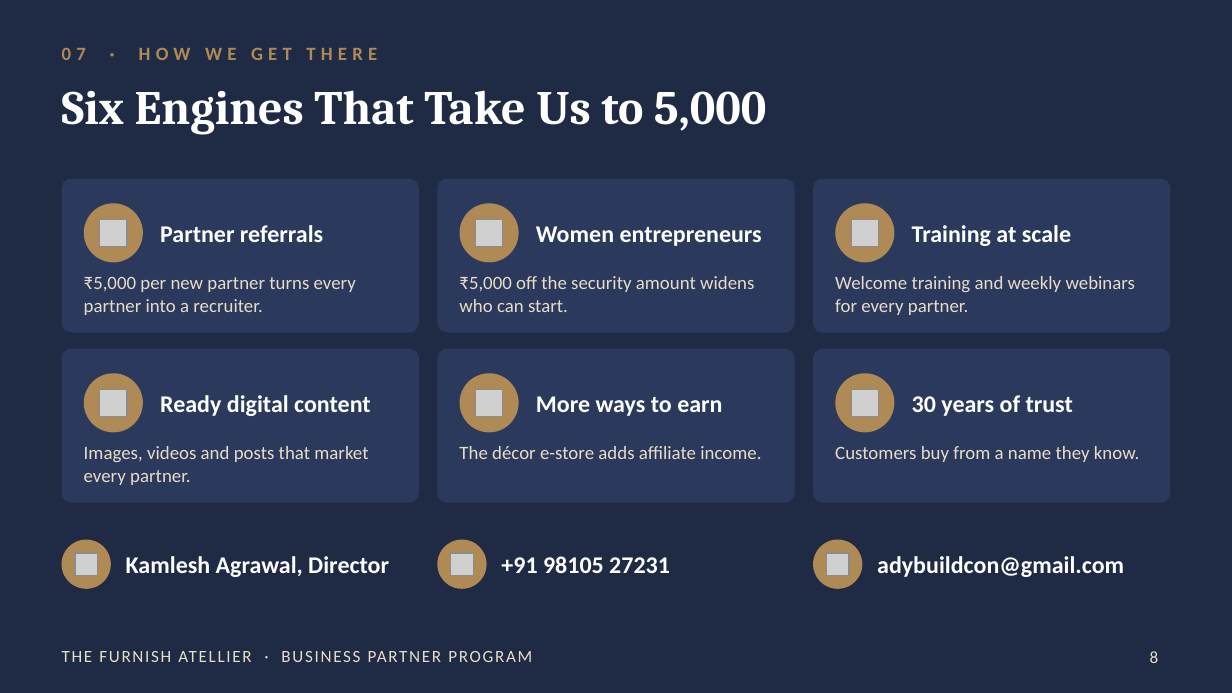
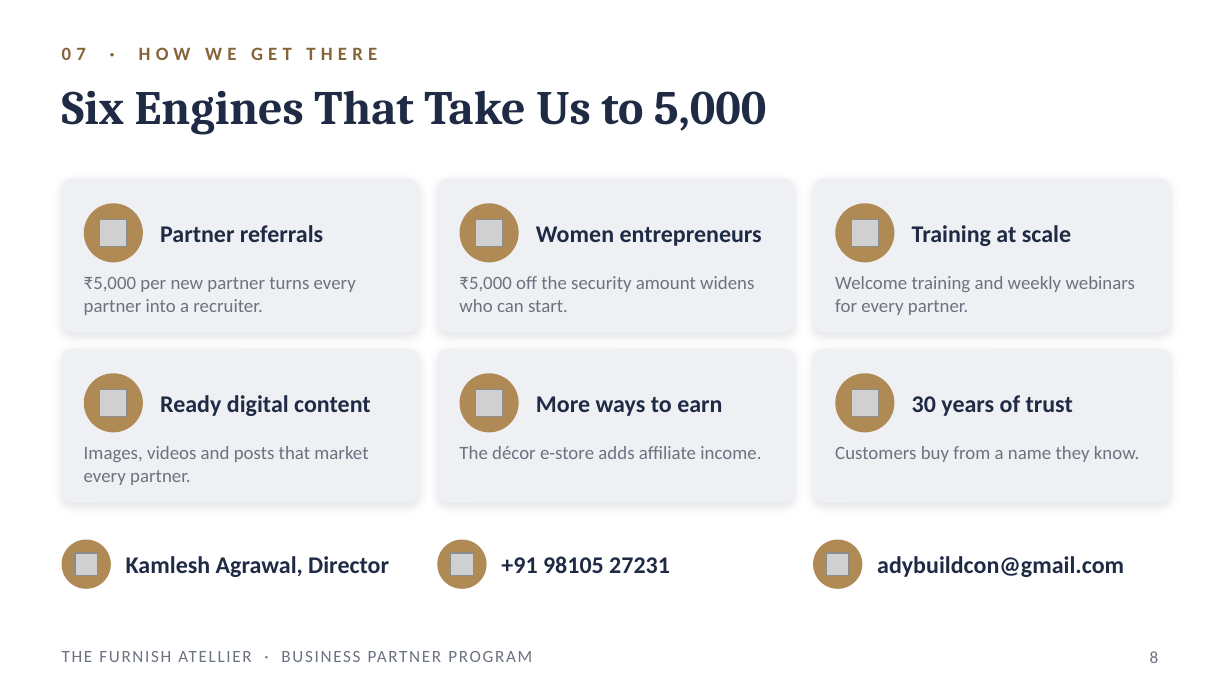
Before and after one commit to adybuildcon-a11y/adybuildcon, a slide deck: slide 8 of partner-deck/The_Furnish_Atellier_Partner_Program.pptx. Drawn at 1232x693 pixels with LibreOffice and Linux fonts; fonts in the diff are those of the drawing; grey boxes stand for pictures. Boxes give left, top, right and bottom in pixels: in the first picture for what was removed or moved away, otherwise in the second. Text is boxed around its words. In the diff, an @@ line names an element or a change of style, - is before the commit and + after.

```diff
--- a/partner-deck/The_Furnish_Atellier_Partner_Program.pptx
+++ b/partner-deck/The_Furnish_Atellier_Partner_Program.pptx
@@ background #1F2A44 to #FFFFFF @@
@@ text "07 · HOW WE GET ..." at box(62, 47, 377, 60): text colour #B08A55 to #86643A @@
@@ fill #2B3A5C to #EEF0F3; shadow on in 6 elements at box(62, 179, 419, 333), box(437, 179, 795, 333), box(813, 179, 1170, 333), box(62, 349, 419, 503), box(437, 349, 795, 503), box(813, 349, 1170, 503) @@
@@ text colour #FFFFFF to #1F2A44 in 10 elements at box(62, 90, 767, 134), box(160, 225, 323, 242), box(536, 226, 762, 246), box(912, 225, 1071, 246), box(160, 395, 371, 416), box(536, 396, 722, 416), box(912, 395, 1073, 416), box(126, 556, 389, 577), box(501, 556, 670, 573), box(877, 556, 1124, 577) @@
@@ text colour #E9DCC7 to #6B7280 in 8 elements at box(84, 277, 356, 315), box(459, 276, 754, 312), box(835, 276, 1135, 315), box(84, 446, 368, 485), box(459, 446, 761, 459), box(835, 446, 1139, 462), box(1150, 651, 1159, 663), box(62, 651, 532, 662) @@
```
Also in this commit, not shown: 3 other slides changed, 2 other files.
